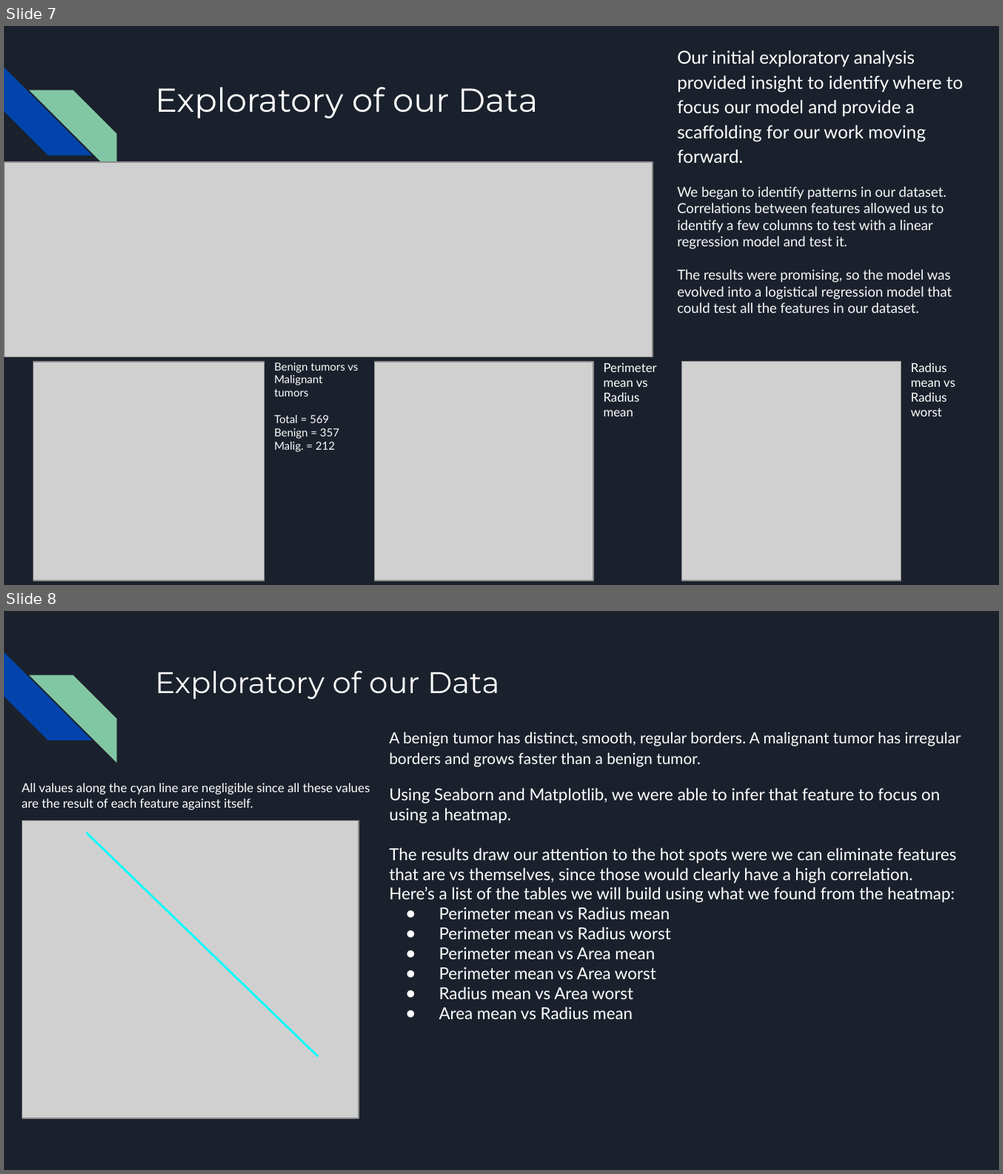
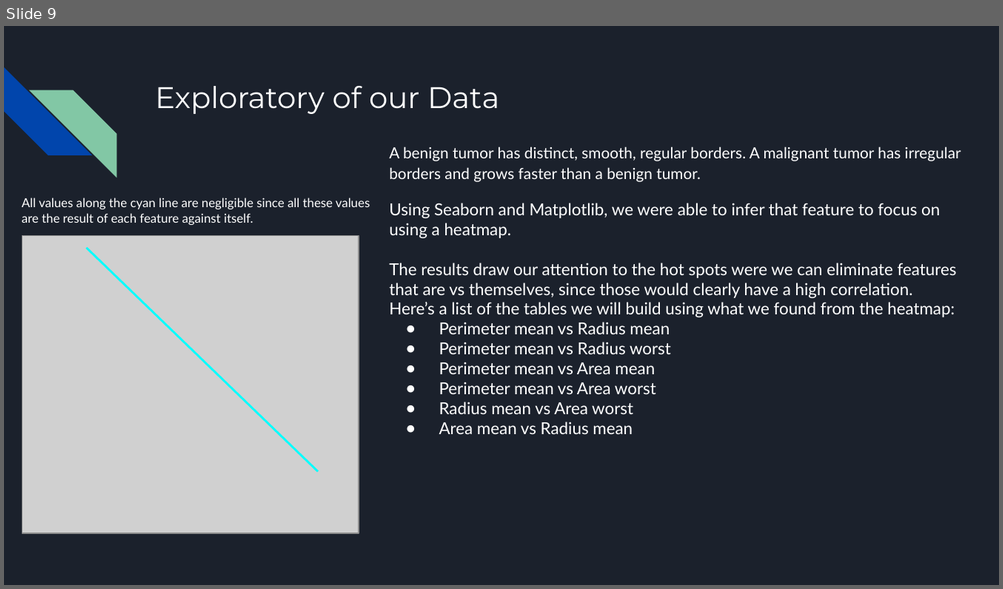
Before and after one commit to brojas12/Group_Project_4, a slide deck: Predicting the Presence of Cancer in Breast Cancer Cells.pptx. Shown one above the other, each under a label of ours: slides 7 and 8 before the commit, slide 9 after it. The pictures are 1003x1174 and 1003x589 pixels, drawn with LibreOffice and Linux fonts; fonts in the diff are those of the drawing; grey boxes stand for pictures. Boxes give left, top, right and bottom in pixels: in the first picture for what was removed or moved away, otherwise in the second. Text is boxed around its words. In the diff, an @@ line names an element or a change of style, - is before the commit and + after.

```diff
--- a/Predicting the Presence of Cancer in Breast Cancer Cells.pptx
+++ b/Predicting the Presence of Cancer in Breast Cancer Cells.pptx
@@ slide 7 removed at (4,26,999,585), background #1B212C; not listed: 2 template elements that a slide beside it also shows @@
@@ text removed at (677,50,962,313) @@
-Our initial exploratory analysis provided insight to identify where to focus our model and provide a scaffolding for our work moving forward.
-We began to identify patterns in our dataset. Correlations between features allowed us to identify a few columns to test with a linear regression model and test it.
-The results were promising, so the model was evolved into a logistical regression model that could test all the features in our dataset.
@@ title removed at (155,87,538,118) @@
-Exploratory of our Data
@@ picture removed at (4,162,652,358) @@
@@ picture removed at (34,362,264,581) @@
@@ text removed at (274,363,358,452) @@
-Benign tumors vs
-Malignant tumors
-Total = 569
-Benign = 357
-Malig. = 212
@@ picture removed at (374,362,593,581) @@
@@ text removed at (603,363,657,417) @@
-Perimeter mean vs Radius mean
@@ picture removed at (681,362,900,582) @@
@@ text removed at (910,363,955,417) @@
-Radius mean vs Radius worst
@@ what was slide 8 is now slide 9 @@
```
Also in this commit, not shown: 4 slides changed, 4 slides added, 1 other slide removed.
